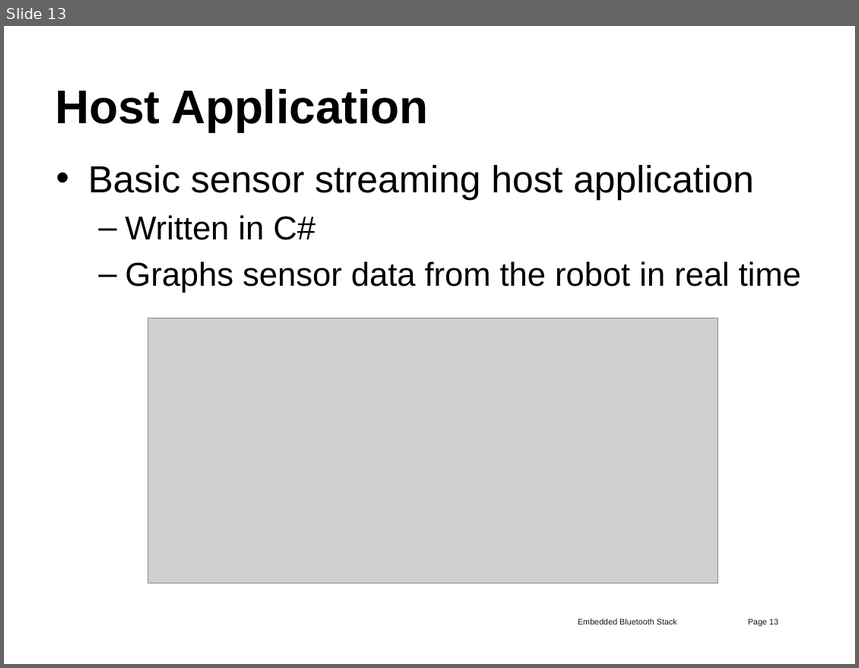
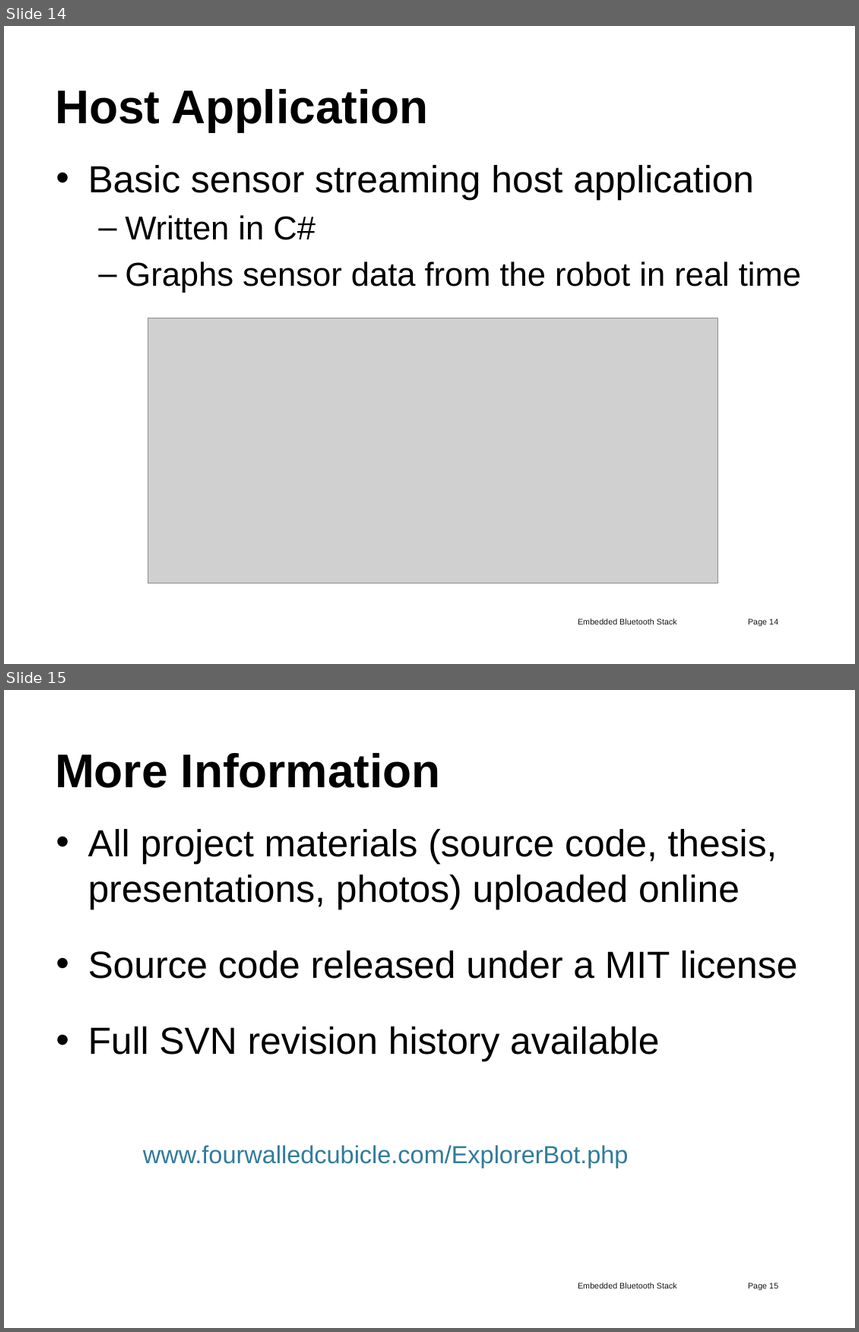
Before and after one commit to abcminiuser/explorerbot, a slide deck: End Year Presentation.pptx. Shown one above the other, each under a label of ours: slide 13 before the commit, slides 14 and 15 after it. The pictures are 859x668 and 859x1332 pixels, drawn with LibreOffice and Linux fonts; fonts in the diff are those of the drawing; grey boxes stand for pictures; background and template pictures are left out. Boxes give left, top, right and bottom in pixels: in the first picture for what was removed or moved away, otherwise in the second. Text is boxed around its words. In the diff, an @@ line names an element or a change of style, - is before the commit and + after.

```diff
--- a/End Year Presentation.pptx
+++ b/End Year Presentation.pptx
@@ slide 15 added at (4, 690, 855, 1328), background picture (left out) @@
@@ title added at (55, 753, 441, 788), 40 pt, text #000000, bold @@
+More Information
@@ text added at (88, 829, 798, 1062), 32 pt, text #000000 @@
+• All project materials (source code, thesis, presentations, photos) uploaded online
+• Source code released under a MIT license
+• Full SVN revision history available
@@ text added at (143, 1145, 629, 1168), 36 pt, text #317C99 @@
+www.fourwalledcubicle.com/ExplorerBot.php
@@ text added at (578, 1283, 778, 1290), 12 pt, text #131313 @@
+Embedded Bluetooth Stack Page 15
@@ what was slide 13 is now slide 14 @@
@@ text at (578, 619, 778, 626): text changed @@
-Embedded Bluetooth Stack Page 13
+Embedded Bluetooth Stack Page 14
```
Also in this commit, not shown: 2 slides changed, 1 other slide added.
